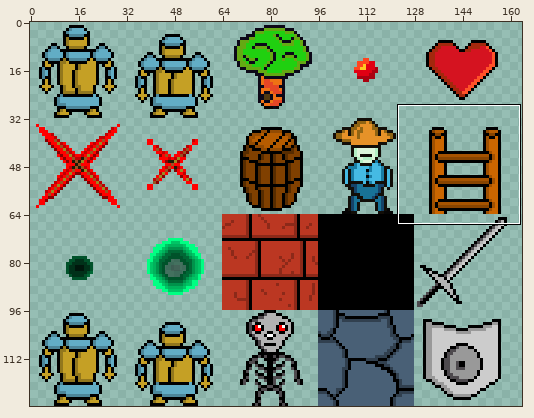
File history of a sprite sheet, mogate.Content/Content/Sprites/sprites.png. The first picture is a wide view before the edit; the outline marks the close-up.
Close-up. Earlier state:
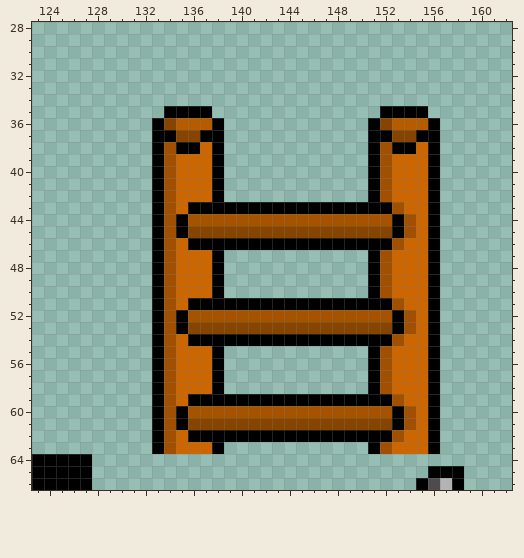
The file is 256x128 pixels. Colours within 5 levels of each other are drawn and written as one. Shown: x 123..162, y 28..66. The wide view leaves out empty margins. The commit also changed other parts of the picture, which this record leaves out.
After the commit:
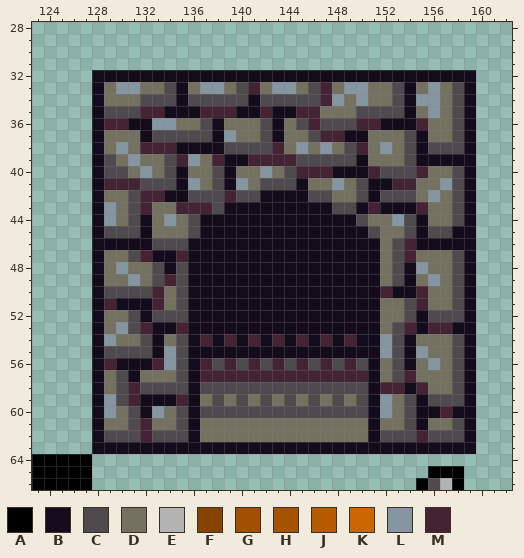
Palette (. is transparent): A #000000  B #140c1c  C #4e4a4e  D #757161  E #b3b3b3  F #874400  G #a05000  H #a65300  J #b65c00  K #cb6600  L #8595a1  M #442434
The exact change:
{"y":32,"x":128,"old":"................................","new":"BBBBBBBBBBBBBBBBBBBBBBBBBBBBBBBB"}
{"y":33,"x":128,"old":"................................","new":"BDLLDDCBDLLDCMDLLDCMDLLDDCBDLDCB"}
{"y":34,"x":128,"old":"................................","new":"BDDDCCCBCCCCCBCCCCCMLDLDDCBLLDCB"}
{"y":35,"x":128,"old":"......AAAA..............AAAA....","new":"BCCCMMBBBMMMBBMBBMMDDDCCCCBDLDCB"}
{"y":36,"x":128,"old":".....AFJJJA............AFJJJA...","new":"BMMBBLLDDCBDDDCBDCMCCCMMBBBMDDCB"}
{"y":37,"x":128,"old":".....AAFFAA............AAFFAA...","new":"BDDDBCCCCCBLDDCBDDCMMBBDDDCBDDCB"}
{"y":38,"x":128,"old":".....AGAAKA............AGAAKA...","new":"BDLDMMMBBBBCCCCMDLDLDCMDLDCBCCCB"}
{"y":39,"x":128,"old":".....AGKKKA............AGKKKA...","new":"BCDLDDCMLDMBBMMMMCCCCCBDDDCBBBBB"}
{"y":40,"x":128,"old":".....AGKKKA............AGKKKA...","new":"BCCDLDCBDDCBDDLDCMMMBBBMCCCMDDCB"}
{"y":41,"x":128,"old":".....AGKKKA............AGKKKA...","new":"BMMMCCCBLDCBLDCCCBDDLDCBBMMDDLCB"}
{"y":42,"x":128,"old":".....AGKKKA............AGKKKA...","new":"BDDCMMBBCCCMCCBBBBCCDDCBCCCDLDCB"}
{"y":43,"x":128,"old":".....AGKAAAAAAAAAAAAAAAAAGKKA...","new":"BLDCMDDMMMCBBBBBBBBBCCBMBBBMDDCB"}
{"y":44,"x":128,"old":".....AGAHHHHHHHHHHHHHHHHHAGKA...","new":"BLDCBDLDCBBBBBBBBBBBBBCDDLCBDDCB"}
{"y":45,"x":128,"old":".....AGAFFFFFFFFFFFFFFFFFAGKA...","new":"BCCCBDDDCBBBBBBBBBBBBBBCDDCBCCBB"}
{"y":46,"x":128,"old":".....AGKAAAAAAAAAAAAAAAAAGKKA...","new":"BBBBBCCCBBBBBBBBBBBBBBBBDCMBBBBB"}
{"y":47,"x":128,"old":".....AGKKKA............AGKKKA...","new":"BDDCMBBMBBBBBBBBBBBBBBBBDCMDDDCB"}
{"y":48,"x":128,"old":".....AGKKKA............AGKKKA...","new":"BDLDDCBCBBBBBBBBBBBBBBBBDCBLDDCB"}
{"y":49,"x":128,"old":".....AGKKKA............AGKKKA...","new":"BDDLDCMCBBBBBBBBBBBBBBBBDCBDLDCB"}
{"y":50,"x":128,"old":".....AGKKKA............AGKKKA...","new":"BCCCCMDCBBBBBBBBBBBBBBBBMBBMDDCB"}
{"y":51,"x":128,"old":".....AGKAAAAAAAAAAAAAAAAAGKKA...","new":"BMBBBMDCBBBBBBBBBBBBBBBBDDCMDDCB"}
{"y":52,"x":128,"old":".....AGAHHHHHHHHHHHHHHHHHAGKA...","new":"BDDCBCCCBBBBBBBBBBBBBBBBDDCBCCCB"}
{"y":53,"x":128,"old":".....AGAFFFFFFFFFFFFFFFFFAGKA...","new":"BDLCMBBMBBBBBBBBBBBBBBBBDCMBMMBB"}
{"y":54,"x":128,"old":".....AGKAAAAAAAAAAAAAAAAAGKKA...","new":"BLDDCBDCBMBMBMBMBMBMBMBBLCBDDDCB"}
{"y":55,"x":128,"old":".....AGKKKA............AGKKKA...","new":"BCCCCBLCBBBBBBBBBBBBBBBBLCBLDDCB"}
{"y":56,"x":128,"old":".....AGKKKA............AGKKKA...","new":"BMBBBMLCBMCMCMCMCMCMCMCBDCBDLDCB"}
{"y":57,"x":128,"old":".....AGKKKA............AGKKKA...","new":"BDCBDDDCBMMMMMMMMMMMMMMBDCMDDDCB"}
{"y":58,"x":128,"old":".....AGKKKA............AGKKKA...","new":"BDCMCCCCBCCCCCCCCCCCCCCBMMBMDDCB"}
{"y":59,"x":128,"old":".....AGKAAAAAAAAAAAAAAAAAGKKA...","new":"BLCMBBBMBDCDCDCDCDCDCDCBLDCBCCCB"}
{"y":60,"x":128,"old":".....AGAHHHHHHHHHHHHHHHHHAGKA...","new":"BLDCBLDCBCCCCCCCCCCCCCCBLDCBBMBB"}
{"y":61,"x":128,"old":".....AGAFFFFFFFFFFFFFFFFFAGKA...","new":"BDDCMDDCBDDDDDDDDDDDDDDBDDCBDDCB"}
{"y":62,"x":128,"old":".....AGKAAAAAAAAAAAAAAAAAGKKA...","new":"BCCCMCCCBDDDDDDDDDDDDDDBCCCMCCCB"}
{"y":63,"x":128,"old":".....AGKKKA............AGKKKA...","new":"BBBBBBBBBBBBBBBBBBBBBBBBBBBBBBBB"}
{"label":"changed","picture_box":[92,70,476,454]}
